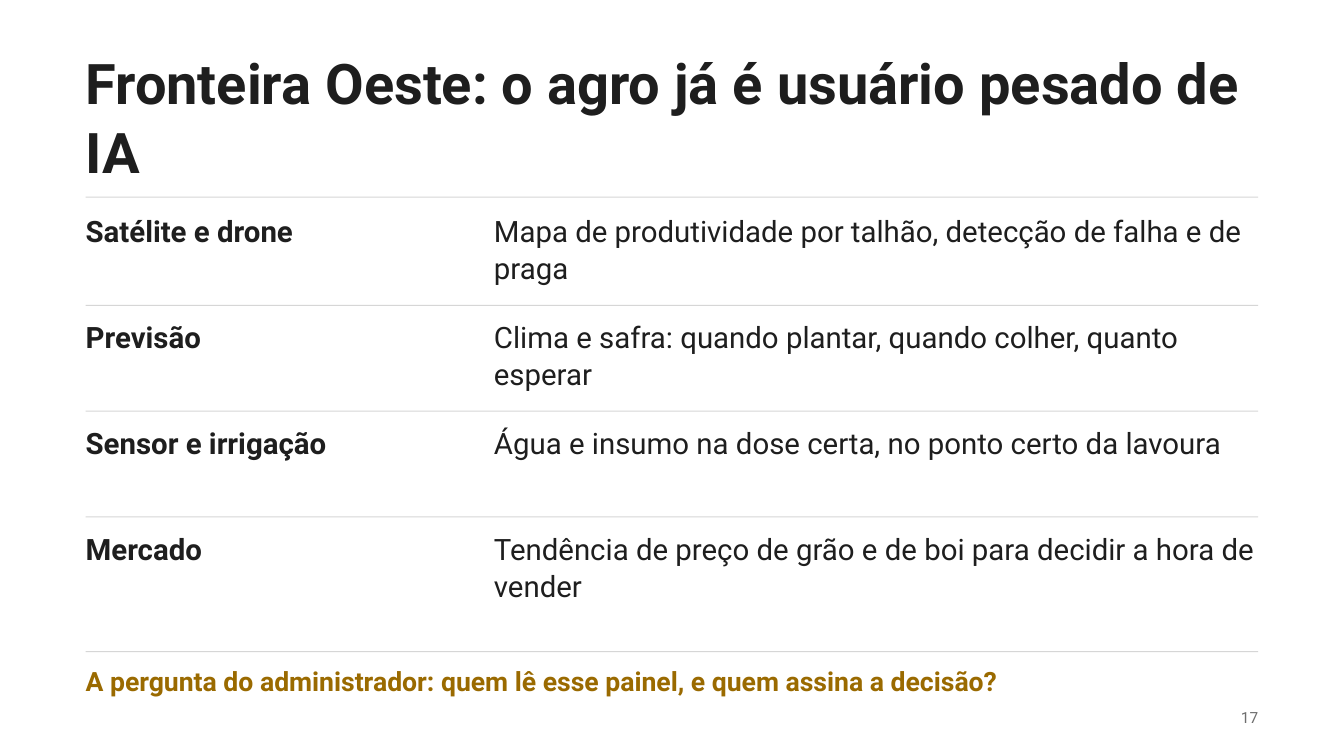
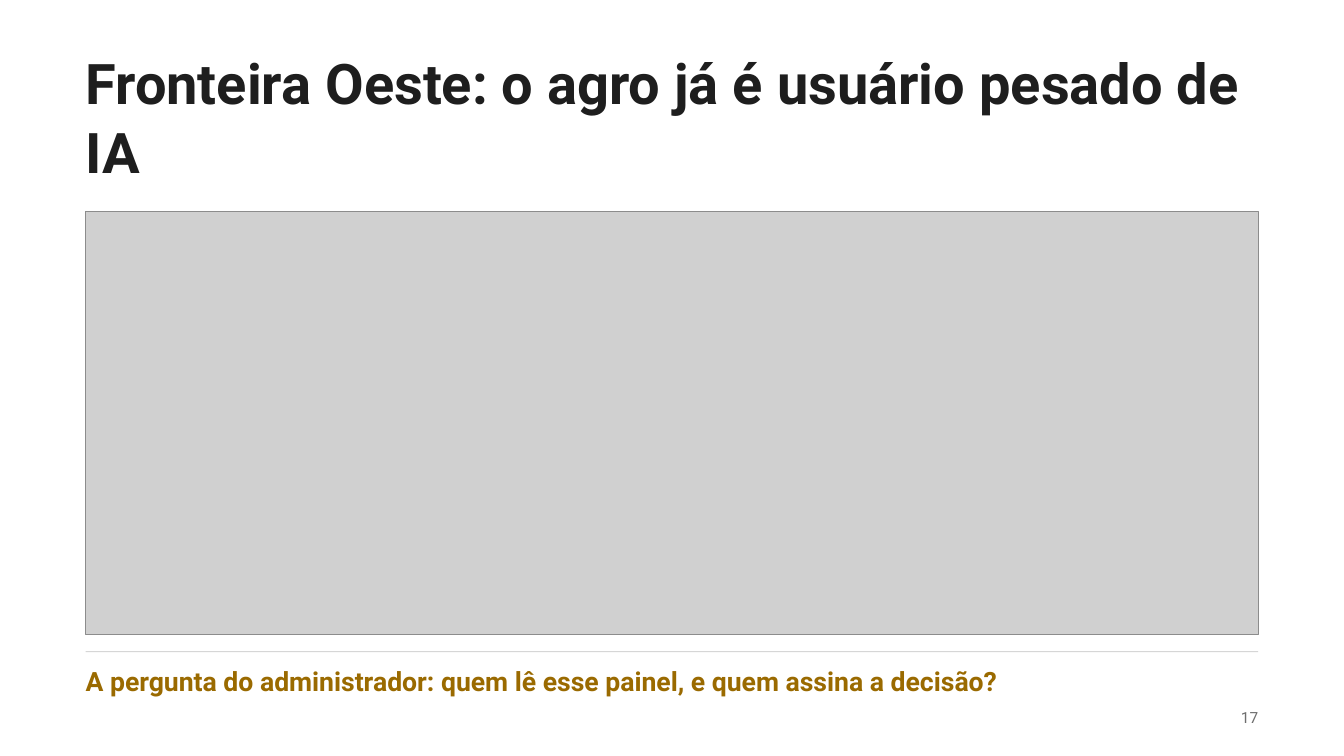
Before and after one commit to talks4all/talks4all.github.io, a slide deck: slide 17 of files/ia-no-seu-dia-urcamp.pptx. Drawn at 1344x756 pixels with LibreOffice and Linux fonts; fonts in the diff are those of the drawing; grey boxes stand for pictures. Boxes give left, top, right and bottom in pixels: in the first picture for what was removed or moved away, otherwise in the second. Text is boxed around its words. In the diff, an @@ line names an element or a change of style, - is before the commit and + after.

```diff
--- a/files/ia-no-seu-dia-urcamp.pptx
+++ b/files/ia-no-seu-dia-urcamp.pptx
@@ rectangle removed at box(86, 197, 1258, 198) @@
@@ text removed at box(86, 220, 293, 243) @@
-Satélite e drone
@@ picture added at box(86, 212, 1258, 635) @@
@@ text removed at box(494, 219, 1241, 285) @@
-Mapa de produtividade por talhão, detecção de falha e de praga
@@ rectangle removed at box(86, 304, 1258, 306) @@
@@ text removed at box(86, 326, 201, 349) @@
-Previsão
@@ text removed at box(494, 325, 1178, 391) @@
-Clima e safra: quando plantar, quando colher, quanto esperar
@@ rectangle removed at box(86, 410, 1258, 411) @@
@@ text removed at box(86, 432, 326, 461) @@
-Sensor e irrigação
@@ text removed at box(494, 427, 1221, 460) @@
-Água e insumo na dose certa, no ponto certo da lavoura
@@ rectangle removed at box(86, 516, 1258, 517) @@
@@ text removed at box(86, 538, 202, 561) @@
-Mercado
@@ text removed at box(494, 538, 1254, 598) @@
-Tendência de preço de grão e de boi para decidir a hora de vender
```
Also in this commit, not shown: 9 other slides changed, 4 slides added, 1 slide removed, 23 other files.
